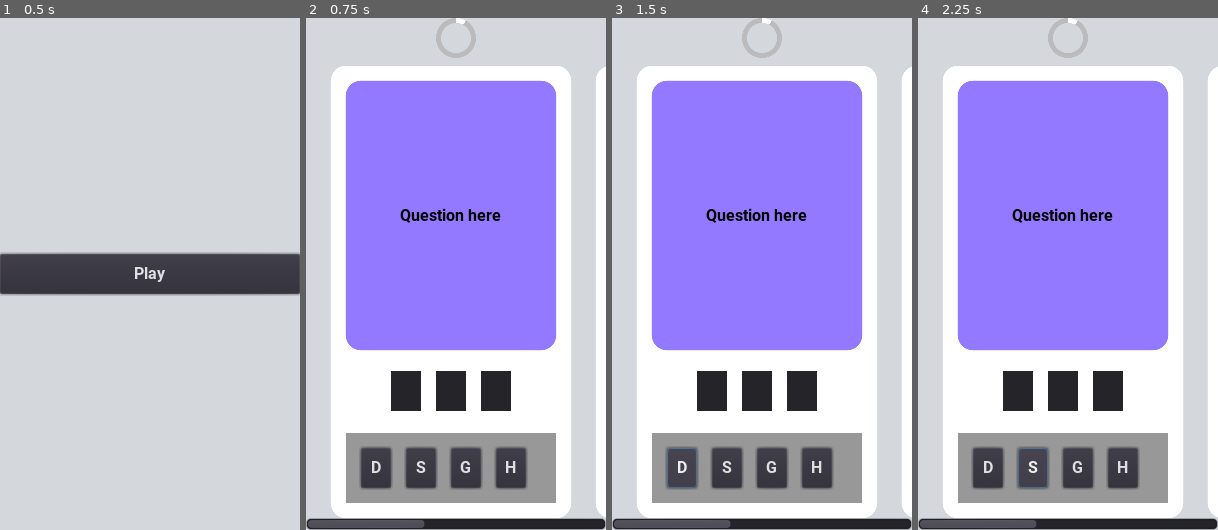
Above: before the commit, frames 1-4 (left to right).
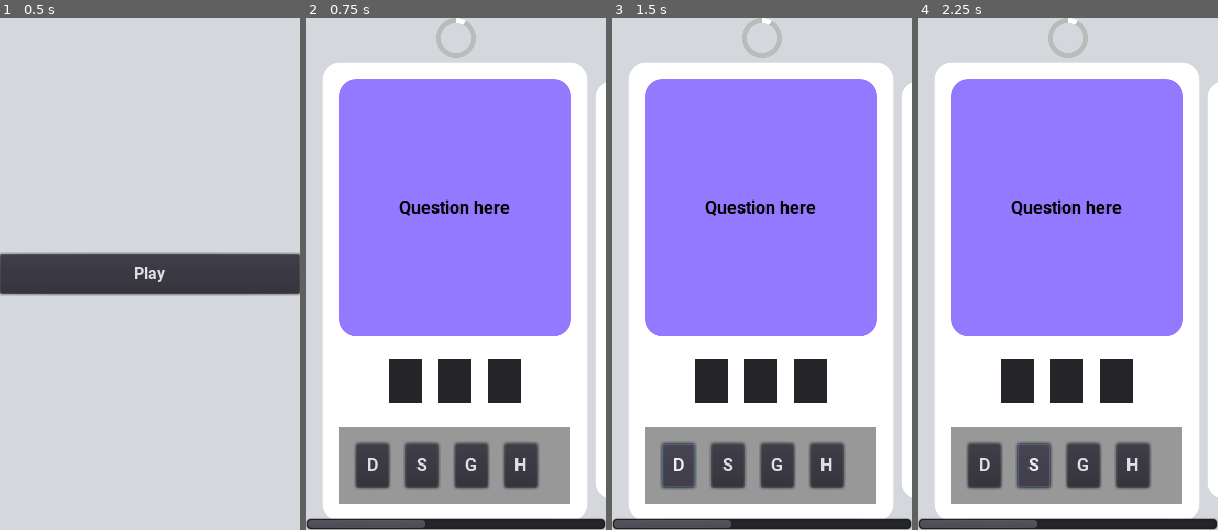
Above: after the commit, the same moments.

Repository: LoneDespair/comsci-card_game
Game: Godot game, scene res://src/main/main.tscn
Same seed, same stepped clock (60 frames per second), same inputs: the game is played once before the commit and once after it.
Inputs:
- Up to frame 1 (0.5 s): no input
- Up to frame 2 (0.75 s): click "Play" at 0.5 s
- Up to frame 3 (1.5 s): click "D" at 1.25 s
- Up to frame 4 (2.25 s): click "S" at 2 s

Frame 1 is identical in both runs. In frame 2, 21% of the frame differs, in the area x 5-100%, y 8-100%; in frame 3, 21%; in frame 4, 21%.

Commit message:
misc changes

Diff:
--- a/src/play/card.tscn
+++ b/src/play/card.tscn
@@ -32,10 +32,9 @@
 margin_top = 44.0
 margin_right = 270.0
 margin_bottom = 444.0
-rect_min_size = Vector2( 240, 400 )
-rect_pivot_offset = Vector2( 135, 100 )
+rect_min_size = Vector2( 240, 380 )
+rect_pivot_offset = Vector2( 135, 190 )
 size_flags_horizontal = 3
-size_flags_vertical = 3
 custom_styles/panel = SubResource( 2 )
 
 [node name="VBoxContainer" type="VBoxContainer" parent="."]
--- a/src/play/initiator.gd
+++ b/src/play/initiator.gd
@@ -1,5 +1,8 @@
 extends Node
 
+onready var card1 := $"%card1"
 
-func setup() -> void:
-	pass
+
+func _ready() -> void:
+	yield(get_tree(), "idle_frame")
+	card1.rect_scale *= 1.1
--- a/src/play/play.tscn
+++ b/src/play/play.tscn
@@ -24,46 +24,61 @@
 tint_under = Color( 0.737255, 0.737255, 0.737255, 1 )
 nine_patch_stretch = true
 
-[node name="Control" type="Control" parent="content"]
+[node name="ScrollContainer" type="ScrollContainer" parent="content"]
 margin_top = 44.0
-margin_right = 300.0
-margin_bottom = 44.0
-
-[node name="ScrollContainer" type="ScrollContainer" parent="content"]
-margin_top = 48.0
 margin_right = 300.0
 margin_bottom = 512.0
 size_flags_vertical = 3
 follow_focus = true
 scroll_deadzone = 10
 
-[node name="HBoxContainer" type="HBoxContainer" parent="content/ScrollContainer"]
-margin_right = 795.0
-margin_bottom = 452.0
+[node name="HBoxContainer" type="VBoxContainer" parent="content/ScrollContainer"]
+margin_right = 790.0
+margin_bottom = 456.0
 size_flags_horizontal = 3
 size_flags_vertical = 3
-custom_constants/separation = 25
+custom_constants/separation = 0
 
-[node name="Control" type="Control" parent="content/ScrollContainer/HBoxContainer"]
-margin_bottom = 452.0
+[node name="top" type="Control" parent="content/ScrollContainer/HBoxContainer"]
+margin_right = 790.0
+margin_bottom = 20.0
+rect_min_size = Vector2( 0, 20 )
 
-[node name="card" parent="content/ScrollContainer/HBoxContainer" instance=ExtResource( 3 )]
-margin_left = 25.0
+[node name="HBoxContainer" type="HBoxContainer" parent="content/ScrollContainer/HBoxContainer"]
+margin_top = 20.0
+margin_right = 790.0
+margin_bottom = 436.0
+size_flags_vertical = 3
+custom_constants/separation = 20
+
+[node name="left" type="Control" parent="content/ScrollContainer/HBoxContainer/HBoxContainer"]
+margin_right = 10.0
+margin_bottom = 416.0
+rect_min_size = Vector2( 10, 0 )
+
+[node name="card1" parent="content/ScrollContainer/HBoxContainer/HBoxContainer" instance=ExtResource( 3 )]
+unique_name_in_owner = true
+margin_left = 30.0
 margin_top = 0.0
-margin_right = 265.0
-margin_bottom = 452.0
+margin_bottom = 416.0
 
-[node name="card2" parent="content/ScrollContainer/HBoxContainer" instance=ExtResource( 3 )]
+[node name="card2" parent="content/ScrollContainer/HBoxContainer/HBoxContainer" instance=ExtResource( 3 )]
 margin_left = 290.0
 margin_top = 0.0
 margin_right = 530.0
-margin_bottom = 452.0
+margin_bottom = 416.0
 
-[node name="card3" parent="content/ScrollContainer/HBoxContainer" instance=ExtResource( 3 )]
-margin_left = 555.0
+[node name="card3" parent="content/ScrollContainer/HBoxContainer/HBoxContainer" instance=ExtResource( 3 )]
+margin_left = 550.0
 margin_top = 0.0
-margin_right = 795.0
-margin_bottom = 452.0
+margin_right = 790.0
+margin_bottom = 416.0
+
+[node name="bottom" type="Control" parent="content/ScrollContainer/HBoxContainer"]
+margin_top = 436.0
+margin_right = 790.0
+margin_bottom = 456.0
+rect_min_size = Vector2( 0, 20 )
 
 [node name="initiator" type="Node" parent="."]
 script = ExtResource( 1 )
